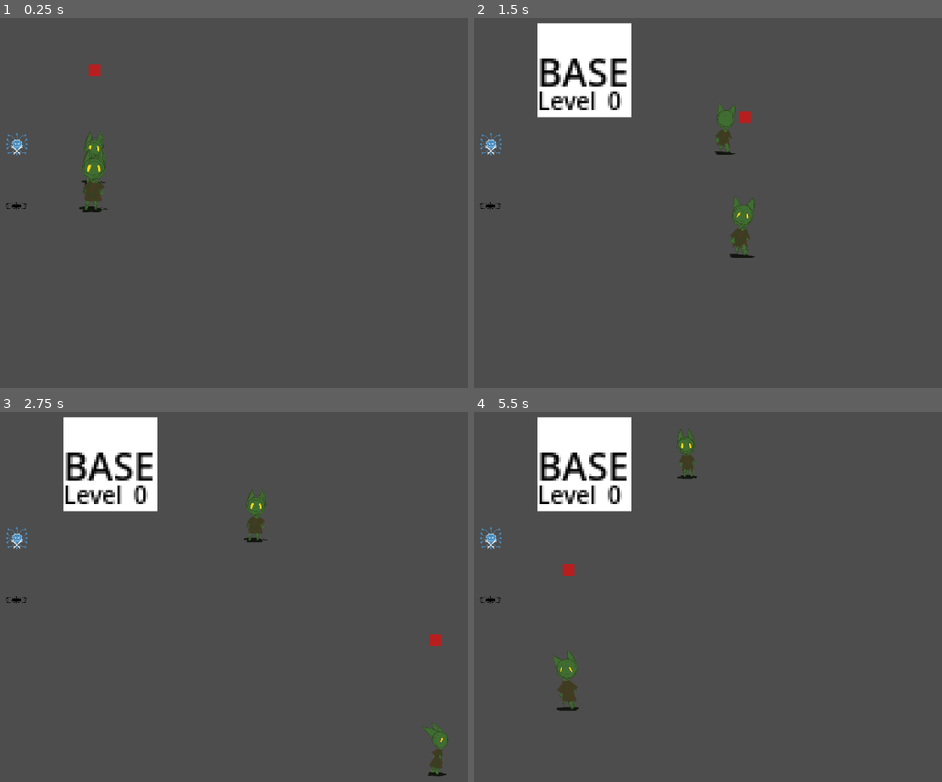
Above: before the commit, frames 1-4 (two rows, left to right).
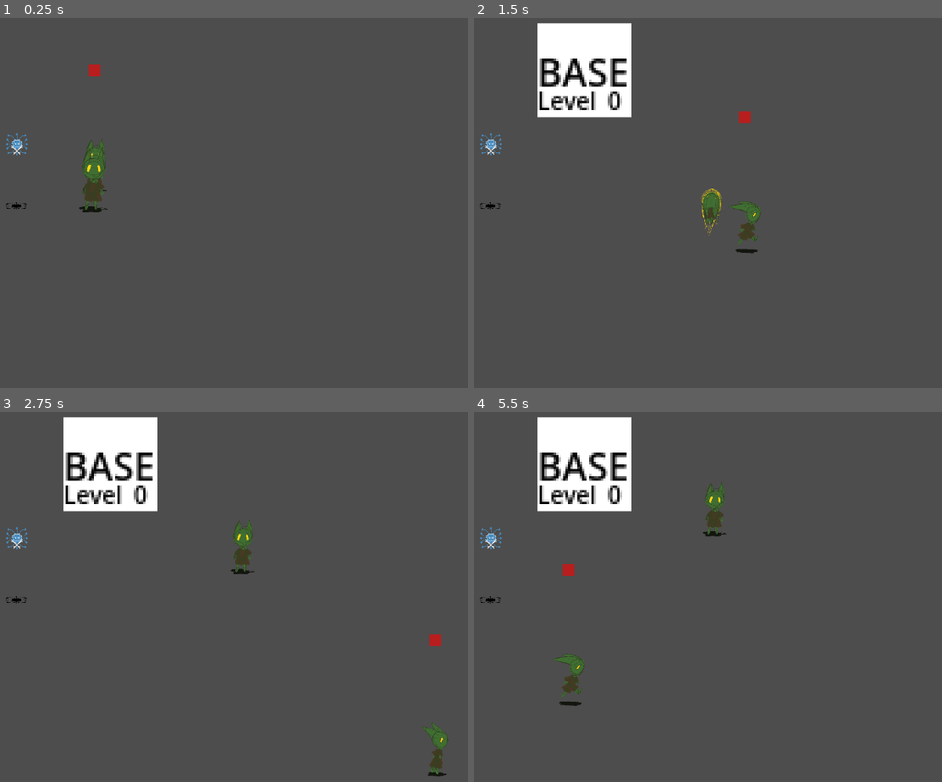
Above: after the commit, the same moments.

Repository: loteque/GoblinGame
Game: Godot game, scene res://main.tscn
Same seed, same stepped clock (60 frames per second), same inputs: the game is played once before the commit and once after it. The project has no main scene, so this scene is started directly.
Inputs (mouse positions are in pixels of both pictures, inside the frame that each line leads up to):
- Up to frame 1 (0.25 s): no input
- Up to frame 2 (1.5 s): tap Enter at 0.5 s; move the mouse to (759, 180) at 0.52 s; hold D (right) 0.53-1.28 s; tap G (place) at 0.6 s; move the mouse to (478, 217) at 1.27 s; hold S (down) from 1.28 s (still down); tap Space (select) at 1.35 s
- Up to frame 3 (2.75 s): move the mouse to (205, 508) at 2.02 s; release S (down) at 2.03 s; hold D (right) from 2.03 s (still down); tap G (place) at 2.1 s
- Up to frame 4 (5.5 s): move the mouse to (576, 667) at 2.77 s; release D (right) at 2.78 s; hold W (up) 2.78-3.53 s; tap Space (select) at 2.85, 4.35 s; move the mouse to (815, 648) at 3.52 s; hold A (left) 3.53-5.03 s; tap G (place) at 3.6, 5.1 s; move the mouse to (outside the picture) at 4.27 s; move the mouse to (647, 593) at 5.02 s; hold S (down) from 5.03 s (still down)

The runs differ from the first frame. In frame 1, 0.2% of the frame differs, in the area x 17-23%, y 30-47%; in frame 2, 1.2%; in frame 3, 0.8%; in frame 4, 1.3%, in the area x 16-54%, y 4-81%.

Commit message:
integrate thrown anims, closes #24

Diff:
--- a/Actor.gd
+++ b/Actor.gd
@@ -8,29 +8,52 @@
 var has_target: bool = false
 var target: Node2D
 var throw_target: Marker2D
+var player: Node2D
+var player_inside_follow_area: bool = false
 
+var _is_thrown: bool = false
+func is_thrown():
+    if _is_thrown:
+        return true
+    return false
 
 func _ready() -> void:
     nav_agent.velocity_computed.connect(Callable(_on_velocity_computed))
+    nav_agent.target_reached.connect(_on_target_reached)
 
-func set_movement_target(movement_target: Vector2):
+func _set_movement_target(movement_target: Vector2):
     nav_agent.set_target_position(movement_target)
 
 func _physics_process(_delta):
 
-    if has_target or throw_target:
+    if nav_agent.is_navigation_finished():
 
-        set_movement_target(target.global_transform.origin)
+        if (
+            player_inside_follow_area
+            and self.global_transform.origin.distance_to(
+                    player.global_transform.origin
+                ) < nav_agent.target_desired_distance
+        ):
+            velocity = Vector2.ZERO
+            return
 
-    if nav_agent.is_navigation_finished():
-        if !follow_area.monitoring:
-            follow_area.monitoring = true
-            set_collision_layer(1)
-            set_collision_mask(1)
-            target = self
+        if (
+            player_inside_follow_area
+            and self.global_transform.origin.distance_to(
+                    player.global_transform.origin
+                ) > nav_agent.target_desired_distance
+        ):
+            target = player
+            has_target = true
+            _set_movement_target(target.global_transform.origin)
 
         velocity = Vector2.ZERO
         return
+
+    if has_target or throw_target:
+        _set_movement_target(target.global_transform.origin)
+
+
 
     var next_path_position: Vector2 = nav_agent.get_next_path_position()
     var new_velocity: Vector2 = global_position.direction_to(next_path_position) * move_speed
@@ -39,13 +62,13 @@
 
     _on_velocity_computed(new_velocity)
 
-
 func _input(event):
     if event.is_action("throw") and has_target:
-        follow_area.monitoring = false
         set_collision_layer(0)
         set_collision_mask(0)
         target = throw_target
+        _is_thrown = true
+        _set_movement_target(target.global_transform.origin)
 
 func _on_velocity_computed(safe_velocity: Vector2):
     velocity = safe_velocity
@@ -56,12 +79,23 @@
 
     if body.is_in_group("Player"):
         has_target = true
-        target = body
+        player = body
+        target = player
+        player_inside_follow_area = true
         throw_target = body.throw_target
-
+        _set_movement_target(body.global_transform.origin)
 
 func _on_follow_area_body_exited(body:Node2D):
+
     if body.is_in_group("Player"):
         has_target = false
         target = self
+        player_inside_follow_area = false
         print("body exited")
+
+func _on_target_reached():
+    _is_thrown = false
+    follow_area.monitoring = true
+    set_collision_layer(1)
+    set_collision_mask(1)
+    target = self
--- a/AnimationController.gd
+++ b/AnimationController.gd
@@ -3,27 +3,50 @@
 @export var actor: CharacterBody2D
 @export var sprite: AnimatedSprite2D
 
+func play_thrown_animation(rotation_deg: float):
+    sprite.play("thrown_down")
+    sprite.rotation_degrees = rotation_deg
+
 func _physics_process(_delta):
+
     if !actor:
         return
 
-    if actor.velocity != Vector2.ZERO:
-        if actor.velocity.x < 0:
-            if actor.velocity.y > 0 and abs(actor.velocity.x) < abs(actor.velocity.y):
+    sprite.rotation = 0
+
+    if actor.velocity == Vector2.ZERO:
+        sprite.play("idle_front")
+        return
+
+    if actor.velocity.x < 0:
+        if actor.velocity.y > 0 and abs(actor.velocity.x) < abs(actor.velocity.y):
+            if actor.is_in_group("throwable") and actor.is_thrown():
+                play_thrown_animation(180)
+                return
+            else:
                 sprite.play("run_down")
+        else:
+            if actor.is_in_group("throwable") and actor.is_thrown():
+                play_thrown_animation(180)
+                return
+            sprite.play("run_side_0")
+            actor.global_transform.x.x = -1
+
+    if actor.velocity.x >= 0:
+
+        if actor.velocity.y > 0 and abs(actor.velocity.x) < abs(actor.velocity.y):
+            sprite.play("run_down")
+
+        if actor.velocity.y < 0 and abs(actor.velocity.x) <= abs(actor.velocity.y):
+            if actor.is_in_group("throwable") and actor.is_thrown():
+                play_thrown_animation(180)
+                return
             else:
-                sprite.play("run_side_0")
-                actor.global_transform.x.x = -1
+                sprite.play("run_up")
 
-        if actor.velocity.x >= 0:
-            if actor.velocity.y < 0 and abs(actor.velocity.x) < abs(actor.velocity.y):
-               sprite.play("run_up")
-            elif actor.velocity.y > 0 and abs(actor.velocity.x) < abs(actor.velocity.y):
-                sprite.play("run_down")
-            else:
-                sprite.play("run_side_0")
-                actor.global_transform.x.x = 1
-
-
-    else:
-        sprite.play("idle_front")
+        else:
+            if actor.is_in_group("throwable") and actor.is_thrown():
+                play_thrown_animation(180)
+                return
+            sprite.play("run_side_0")
+            actor.global_transform.x.x = 1
--- a/actor.tscn
+++ b/actor.tscn
@@ -6,12 +6,12 @@
 [ext_resource type="PackedScene" uid="uid://bf7crtfeg2ch1" path="res://animation_controller.tscn" id="4_sdsx6"]
 
 [sub_resource type="RectangleShape2D" id="RectangleShape2D_moct4"]
-size = Vector2(55, 55)
+size = Vector2(19, 21)
 
 [sub_resource type="CircleShape2D" id="CircleShape2D_v1do6"]
-radius = 131.0
+radius = 136.015
 
-[node name="Actor" type="CharacterBody2D" node_paths=PackedStringArray("nav_agent", "follow_area")]
+[node name="Actor" type="CharacterBody2D" node_paths=PackedStringArray("nav_agent", "follow_area") groups=["throwable"]]
 z_index = 1
 motion_mode = 1
 wall_min_slide_angle = 0.0
@@ -22,6 +22,7 @@
 follow_area = NodePath("FollowArea")
 
 [node name="CollisionShape2D" type="CollisionShape2D" parent="."]
+position = Vector2(-3.5, -12.5)
 shape = SubResource("RectangleShape2D_moct4")
 
 [node name="Sprite2D" type="Sprite2D" parent="."]
@@ -31,8 +32,7 @@
 texture = ExtResource("2_iuy1e")
 
 [node name="NavigationAgent2D" type="NavigationAgent2D" parent="."]
-target_desired_distance = 50.0
-path_max_distance = 200.0
+target_desired_distance = 40.0
 
 [node name="FollowArea" type="Area2D" parent="."]
 
@@ -42,8 +42,9 @@
 [node name="AnimatedSprite2D" type="AnimatedSprite2D" parent="."]
 scale = Vector2(0.25, 0.25)
 sprite_frames = ExtResource("2_fkt2u")
-animation = &"run_down"
+animation = &"thrown_down"
 autoplay = "idle_front"
+frame_progress = 0.336775
 offset = Vector2(0, -165)
 
 [node name="AnimationController" parent="." node_paths=PackedStringArray("actor", "sprite") instance=ExtResource("4_sdsx6")]
--- a/goblin_0_sprite_frames.tres
+++ b/goblin_0_sprite_frames.tres
@@ -41,6 +41,14 @@
 [sub_resource type="AtlasTexture" id="AtlasTexture_i8ehj"]
 atlas = ExtResource("1_xvd8n")
 region = Rect2(1496, 445, 181, 359)
+
+[sub_resource type="AtlasTexture" id="AtlasTexture_y037e"]
+atlas = ExtResource("1_xvd8n")
+region = Rect2(50, 1179, 164, 338)
+
+[sub_resource type="AtlasTexture" id="AtlasTexture_stmkw"]
+atlas = ExtResource("1_xvd8n")
+region = Rect2(102, 912, 142, 254)
 
 [resource]
 animations = [{
@@ -93,4 +101,15 @@
 "loop": true,
 "name": &"run_up",
 "speed": 15.0
+}, {
+"frames": [{
+"duration": 2.0,
+"texture": SubResource("AtlasTexture_y037e")
+}, {
+"duration": 2.0,
+"texture": SubResource("AtlasTexture_stmkw")
+}],
+"loop": true,
+"name": &"thrown_down",
+"speed": 15.0
 }]
--- a/player_character.tscn
+++ b/player_character.tscn
@@ -6,7 +6,7 @@
 [ext_resource type="PackedScene" uid="uid://bf7crtfeg2ch1" path="res://animation_controller.tscn" id="4_ij8ar"]
 
 [sub_resource type="RectangleShape2D" id="RectangleShape2D_qeufm"]
-size = Vector2(41, 21)
+size = Vector2(26, 17)
 
 [sub_resource type="RectangleShape2D" id="RectangleShape2D_fe2m7"]
 
@@ -17,7 +17,7 @@
 cursor = NodePath("Marker2D/Cursor")
 
 [node name="CollisionShape2D" type="CollisionShape2D" parent="."]
-position = Vector2(-0.5, -10.5)
+position = Vector2(-7, -11.5)
 shape = SubResource("RectangleShape2D_qeufm")
 
 [node name="Sprite2D" type="Sprite2D" parent="."]
Not shown: 1 places in goblin_0_sprite_frames.tres that only renumber resources
Binary file changed: goblin_sprite_sheet_wip_update_with_updated_roll.png
